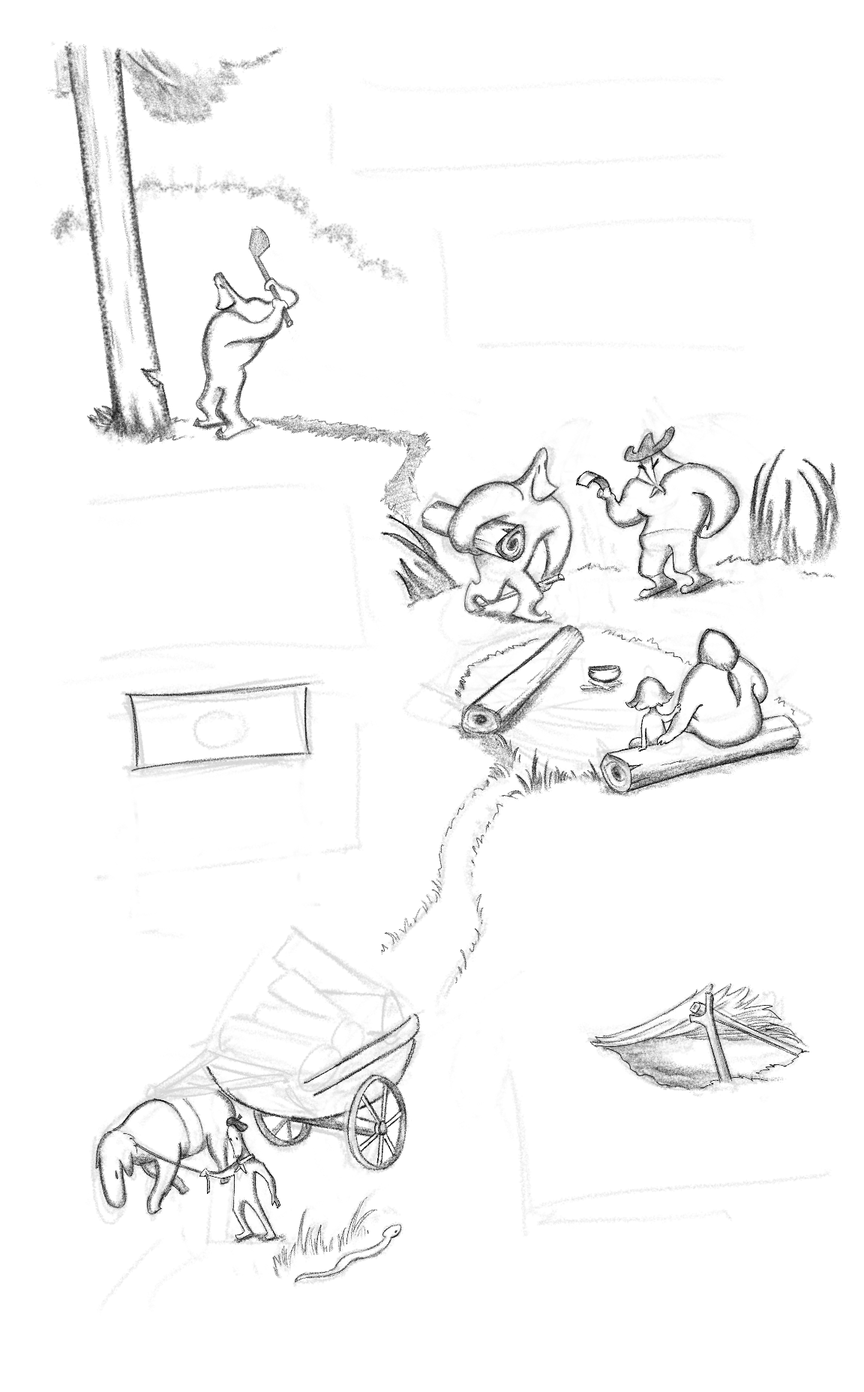
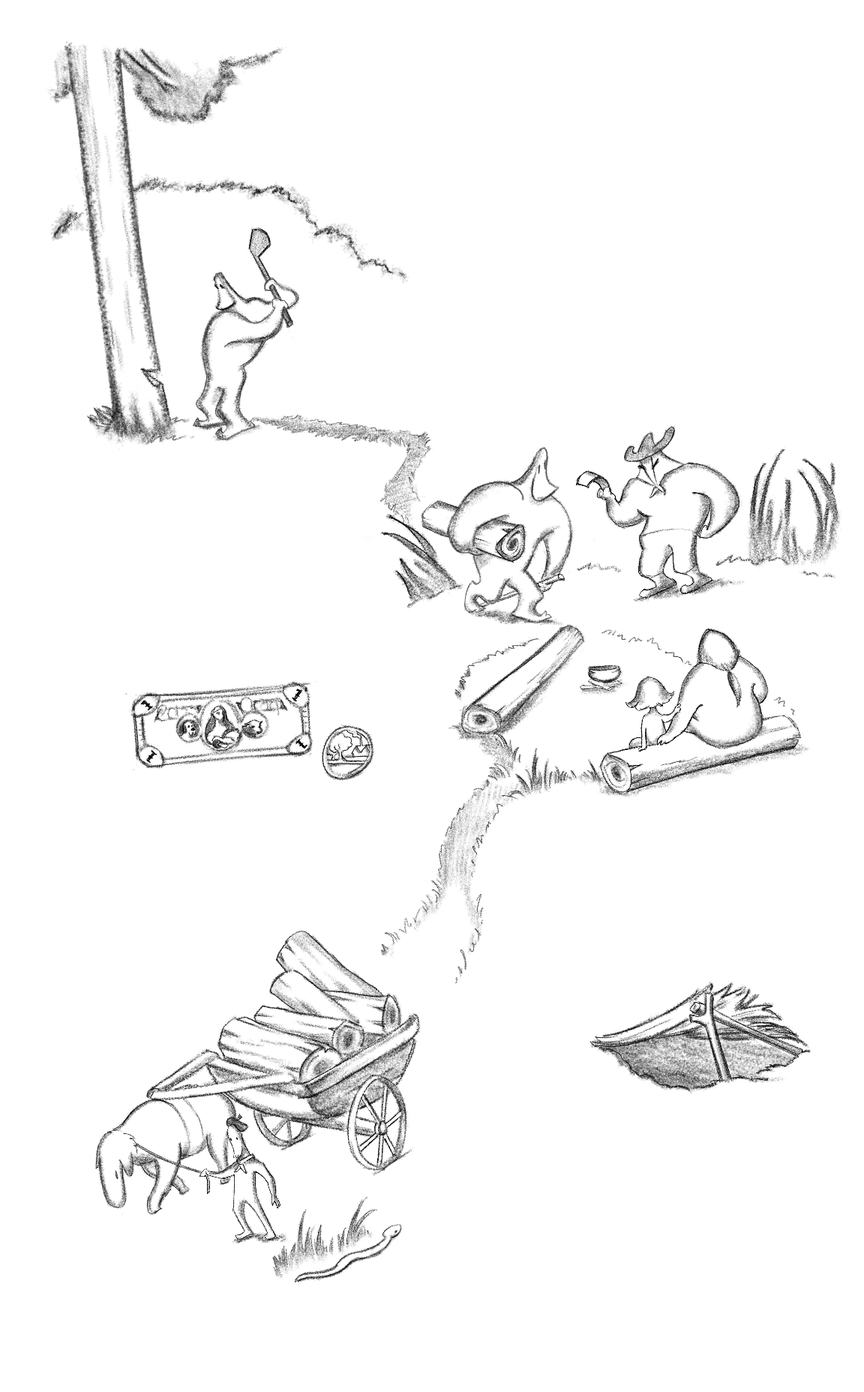
Before/after of a 864×1392 layered artwork. What changed in the layer stack:
painted on (unnamed layer) (1st of 3) over [left=48, top=44, right=814, bottom=1283]
hid (unnamed layer) (3rd of 3), painted on it over [left=35, top=26, right=841, bottom=1312]
